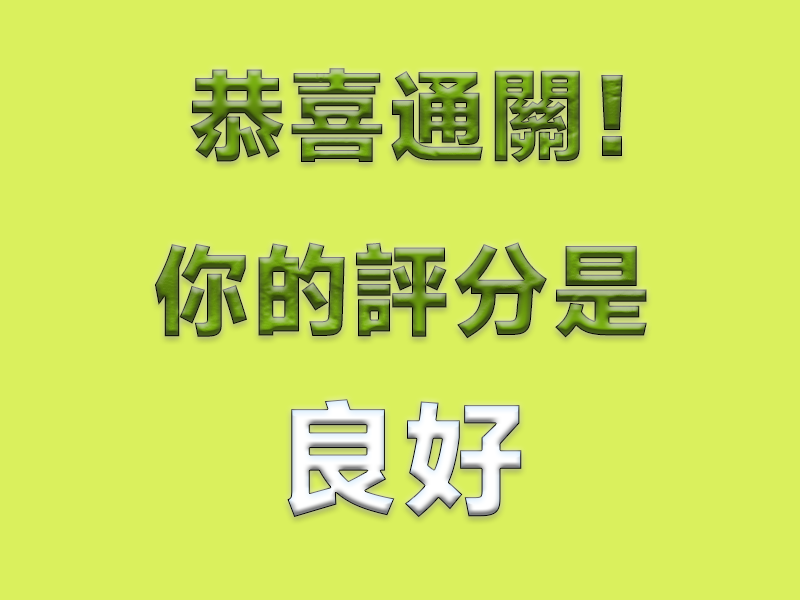
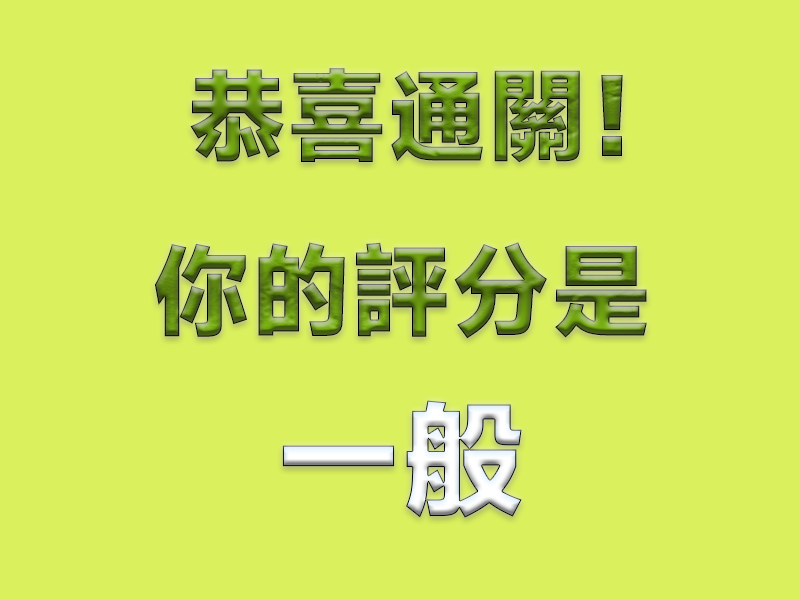
Two versions of the same layered image (w=800, h=600). Layer-by-layer changes:
renamed "良好" to "一般", painted on it over [282, 399, 522, 518]
